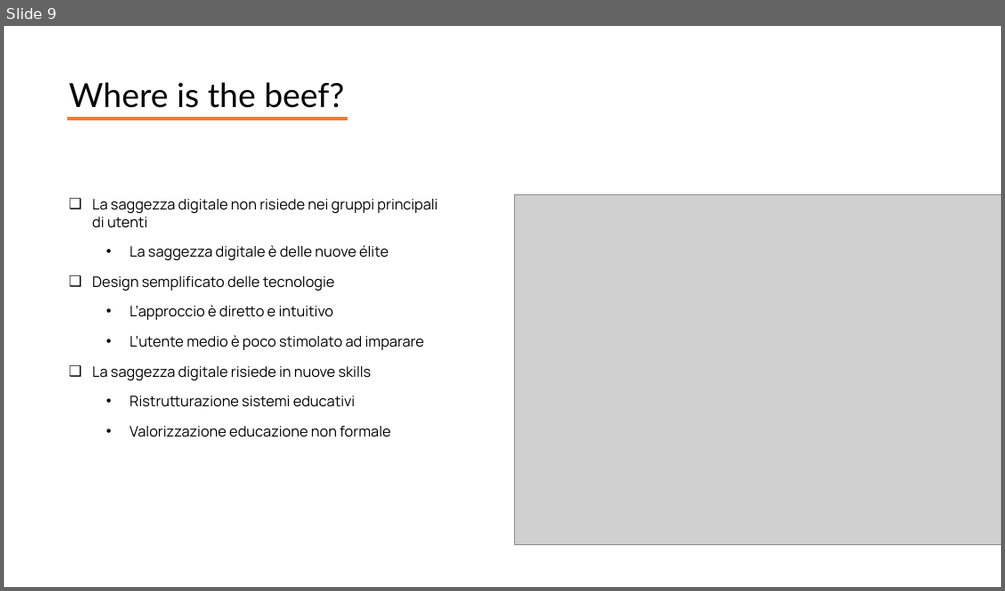
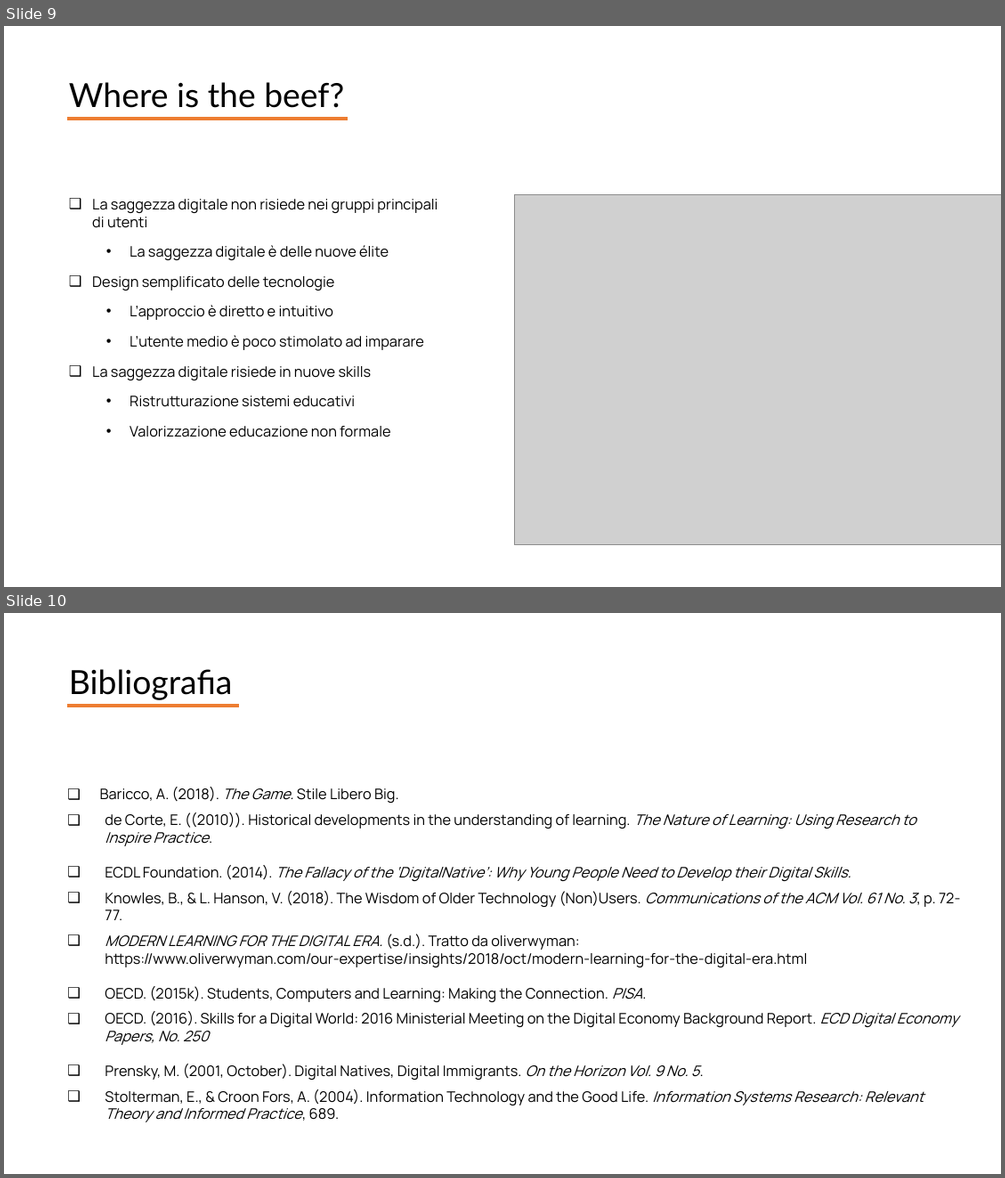
Before and after one commit to giocoal/social-issues-in-information-society-project, a slide deck: Consegna/Presentazione_progetto_SIIS_Merelli_Carbone_Grosso.pptx. Shown one above the other, each under a label of ours: slide 9 before the commit, slides 9 and 10 after it. The pictures are 1005x591 and 1005x1178 pixels, drawn with LibreOffice and Linux fonts; fonts in the diff are those of the drawing; grey boxes stand for pictures. Boxes give left, top, right and bottom in pixels: in the first picture for what was removed or moved away, otherwise in the second. Text is boxed around its words. In the diff, an @@ line names an element or a change of style, - is before the commit and + after.

Commit message:
con biblio

```diff
--- a/Consegna/Presentazione_progetto_SIIS_Merelli_Carbone_Grosso.pptx
+++ b/Consegna/Presentazione_progetto_SIIS_Merelli_Carbone_Grosso.pptx
@@ slide 10 added at <box>4,613,1001,1174</box>, background #FFFFFF @@
@@ text added at <box>69,669,232,700</box>, 32 pt, text #000000 @@
+Bibliografia
@@ line added from (67, 706) to (240, 706), #ED7D31 3 pt @@
@@ text added at <box>100,787,960,1122</box>, 14 pt, text #000000 @@
+❑ Baricco, A. (2018). The Game. Stile Libero Big.
+❑ de Corte, E. ((2010)). Historical developments in the understanding of learning. The Nature of Learning: Using Research to Inspire Practice.
+❑ ECDL Foundation. (2014). The Fallacy of the ‘DigitalNative’: Why Young People Need to Develop their Digital Skills.
+❑ Knowles, B., & L. Hanson, V. (2018). The Wisdom of Older Technology (Non)Users. Communications of the ACM Vol. 61 No. 3, p. 72-77.
+❑ MODERN LEARNING FOR THE DIGITAL ERA. (s.d.). Tratto da oliverwyman: https://www.oliverwyman.com/our-expertise/insights/2018/oct/modern-learning-for-the-digital-era.html
+❑ OECD. (2015k). Students, Computers and Learning: Making the Connection. PISA.
+❑ OECD. (2016). Skills for a Digital World: 2016 Ministerial Meeting on the Digital Economy Background Report. ECD Digital Economy Papers, No. 250
+❑ Prensky, M. (2001, October). Digital Natives, Digital Immigrants. On the Horizon Vol. 9 No. 5.
+❑ Stolterman, E., & Croon Fors, A. (2004). Information Technology and the Good Life. Information Systems Research: Relevant Theory and Informed Practice, 689.
```
